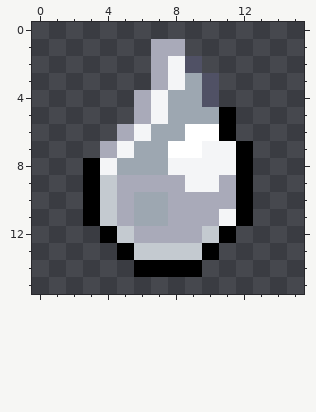
Pixel-art sprite -- items/liquids/arcana_liquid_illuminatedWater.png. Above: the version before the commit.
The file is 16x16 pixels.
And afterwards:
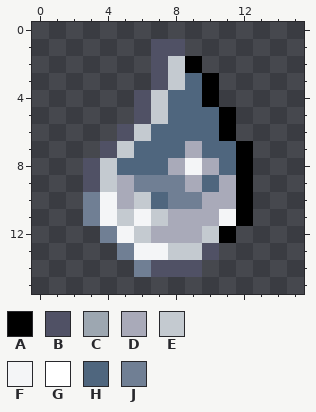
Palette (. is transparent): A #000000  B #505165  C #9da7b1  D #a9aab9  E #c4cad0  F #f4f5f7  G #ffffff  H #4f667e  J #707f94
Changes in this commit:
Changed rows in their new state; - is an unchanged pixel.
first column x 3:
 1 ----BB---
 2 ----BEA--
 3 ----BEHA-
 4 ---BEHHA-
 5 ---BEHHH-
 6 --BEHHHH-
 7 -BEHHHDHH
 8 BEHHHD-DH
 9 B--JJJDH-
10 JF-EHJJ--
11 JFEFE----
12 -JFE-----
13 --JFF--B-
14 ---JBBB--
